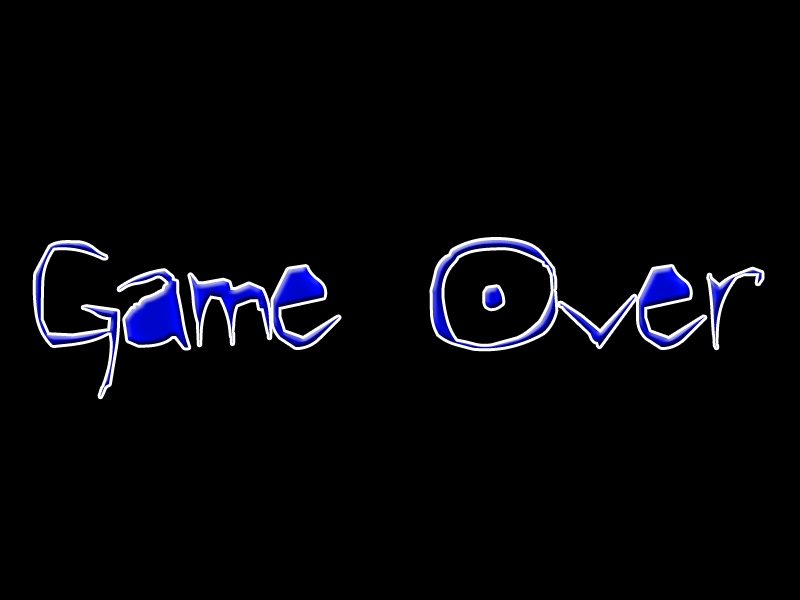
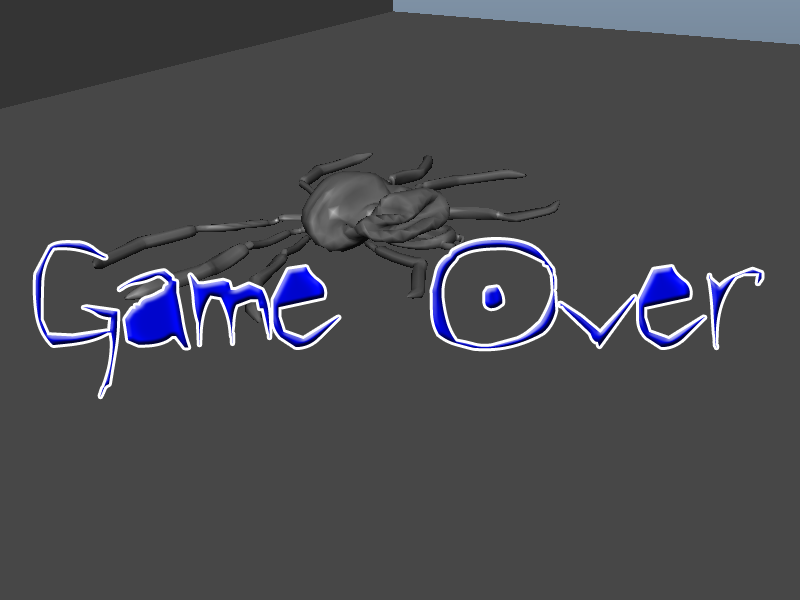
Before/after of a 800×600 layered artwork. What changed in the layer stack:
added layer "Layer 1" above "Color Fill 1" over (x1=0, y1=0, x2=800, y2=600)
